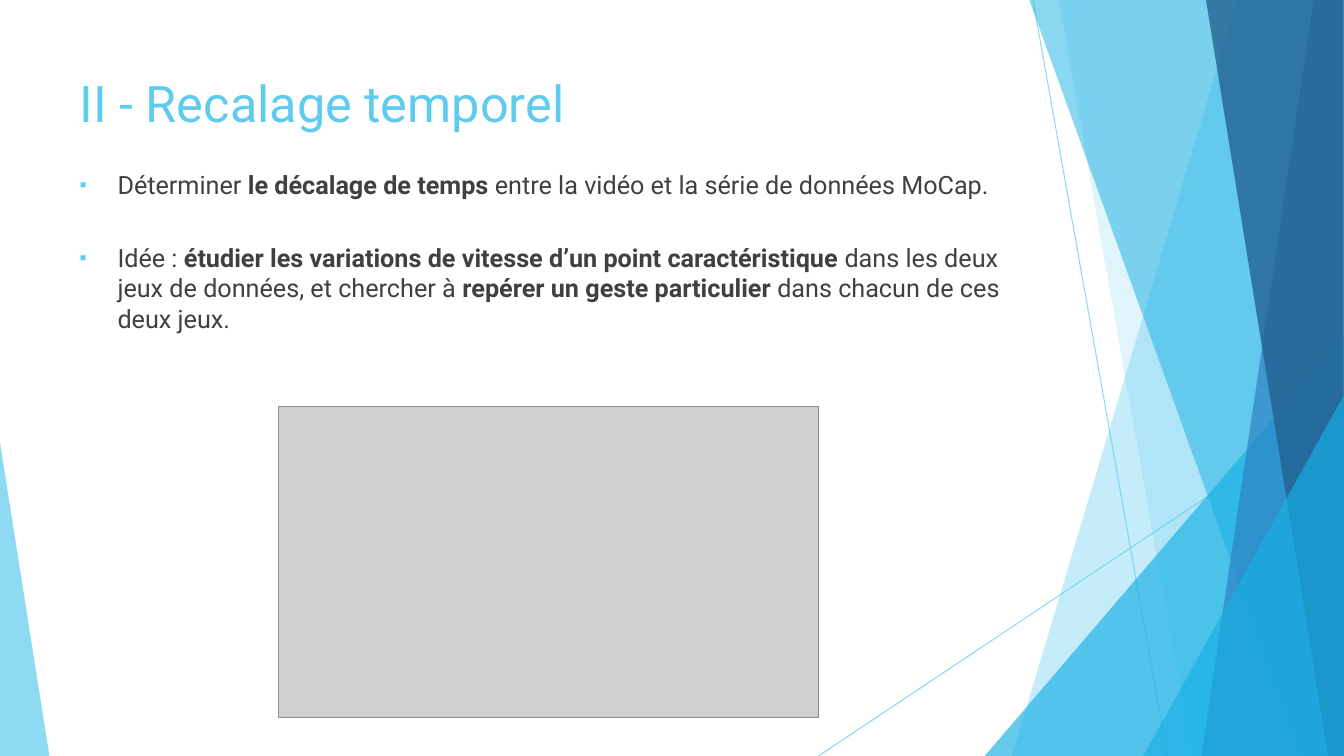
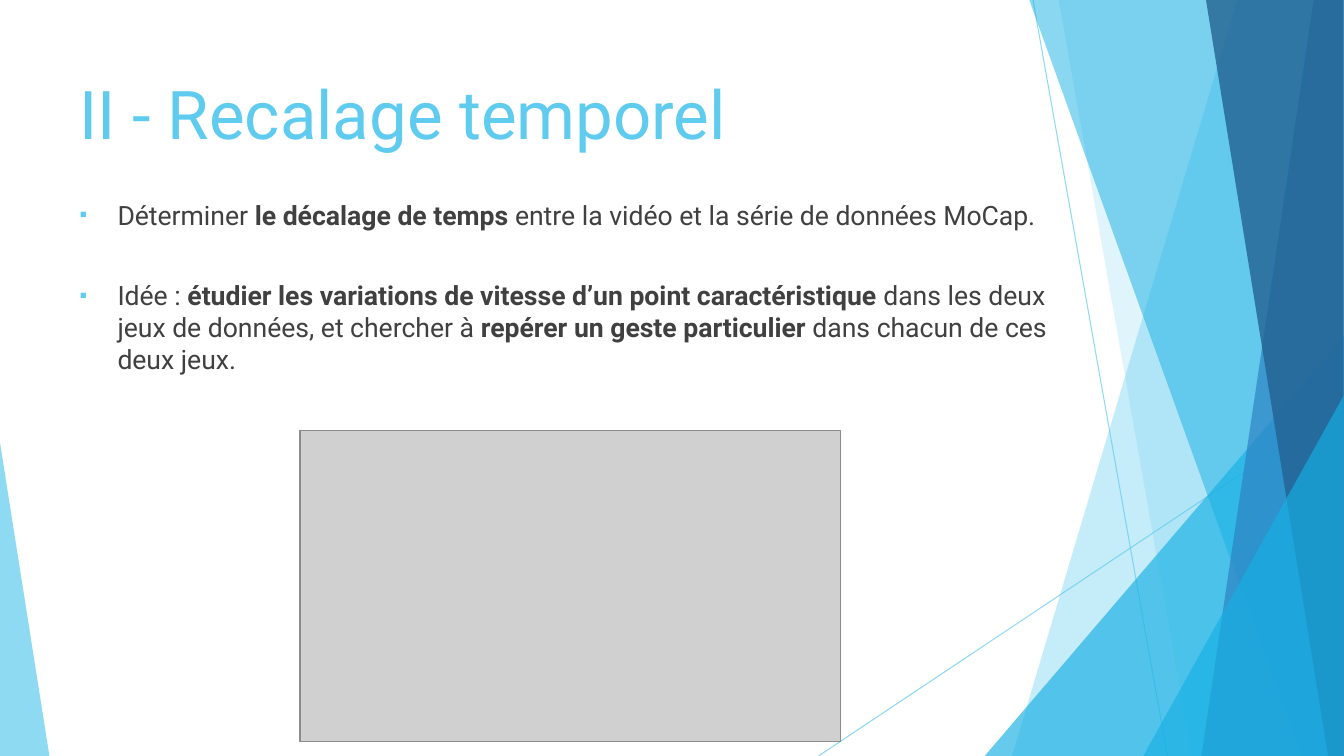
Before and after one commit to marc921/GesteIA, a slide deck: slide 6 of Présentation.pptx. Drawn at 1344x756 pixels with LibreOffice and Linux fonts; fonts in the diff are those of the drawing; grey boxes stand for pictures. Boxes give left, top, right and bottom in pixels: in the first picture for what was removed or moved away, otherwise in the second. Text is boxed around its words. In the diff, an @@ line names an element or a change of style, - is before the commit and + after.

```diff
--- a/Présentation.pptx
+++ b/Présentation.pptx
@@ title "II - Recalage temporel" at (80, 88, 726, 153): size 36 to 48 pt @@
@@ text "Déterminer le décalage de temps ...": place and size @@
-text "Déterminer le décalage de temps ..." at (118, 175, 1000, 334)
+text "Déterminer le décalage de temps ..." at (118, 205, 1047, 375)
@@ text "Déterminer le décalage de temps ..." at (118, 205, 1047, 375): size 18 to 19 pt @@
@@ picture: place and size @@
-picture at (278, 406, 819, 717)
+picture at (300, 431, 841, 741)
```
Also in this commit, not shown: 11 other slides changed.
